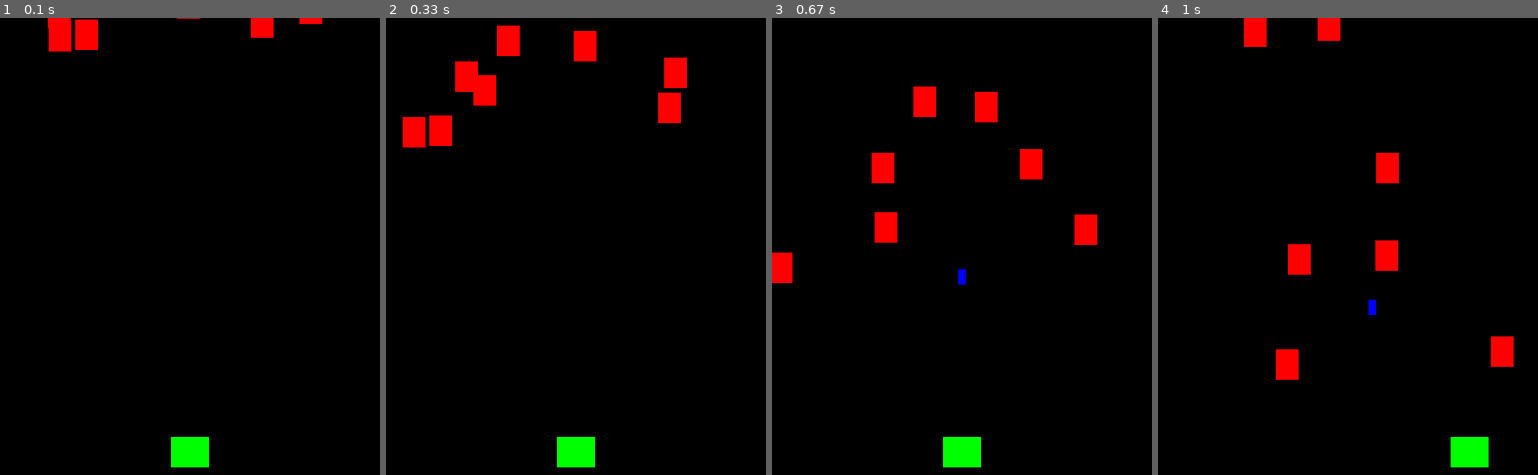
Above: before the commit, frames 1-4 (left to right).
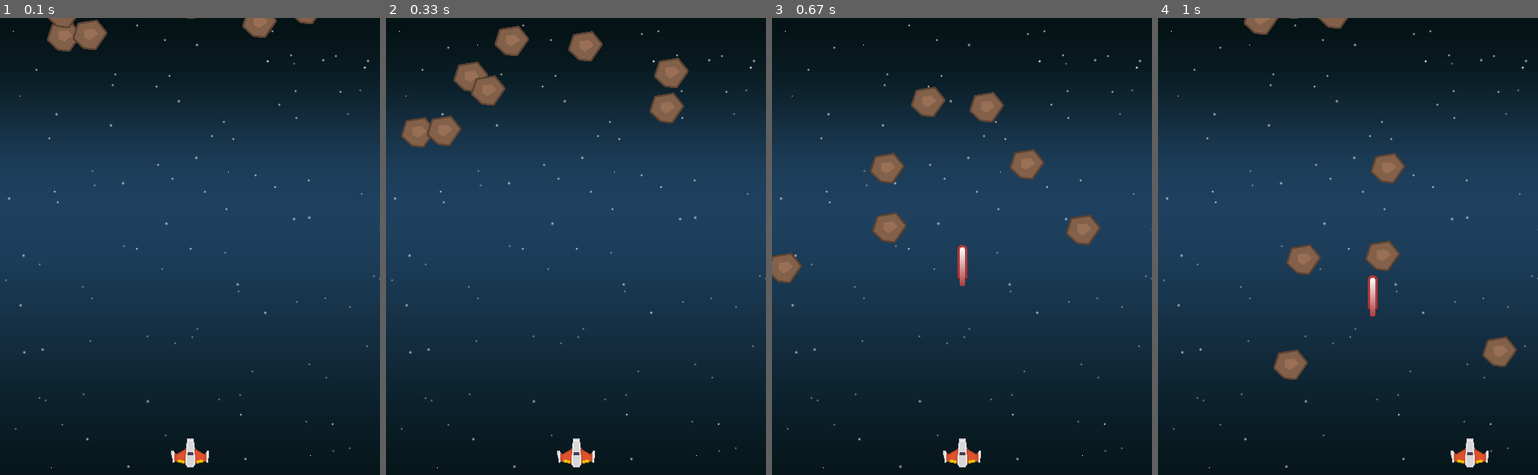
Above: after the commit, the same moments.

Repository: Poyuiu/simple-pygame
Game: pygame game, started from main.py
Two runs of this game, one before a commit and one after it. Both use one fixed random seed, a clock stepped at 60 frames per second and the inputs below.
Inputs:
- Up to frame 1 (0.1 s): no input
- Up to frame 2 (0.33 s): no input
- Up to frame 3 (0.67 s): tap Space at 0.33 s
- Up to frame 4 (1 s): hold Right from 0.67 s (still down); tap Space at 0.73 s

The runs differ from the first frame. In frame 1, 97% of the frame differs, in the area x 0-100%, y 0-100%; in frame 2, 96%; in frame 3, 96%; in frame 4, 96%.

Commit message:
change tje objects' images

Diff:
--- a/main.py
+++ b/main.py
@@ -1,6 +1,7 @@
+from gc import callbacks
 import pygame
 import random
-
+import os
 # initialize the game and create the window
 pygame.init()
 WIDTH = 500
@@ -18,14 +19,24 @@
 clock = pygame.time.Clock()
 FPS = 60
 
+# load the picture
+backgroundImage = pygame.image.load(
+    os.path.join("image\img", "background.png")).convert()
+playerImage = pygame.image.load(
+    os.path.join("image\img", "player.png")).convert()
+rockImage = pygame.image.load(
+    os.path.join("image\img", "rock.png")).convert()
+bulletImage = pygame.image.load(
+    os.path.join("image\img", "bullet.png")).convert()
+
 # sprite
 
 
 class Player(pygame.sprite.Sprite):
     def __init__(self):
         pygame.sprite.Sprite.__init__(self)
-        self.image = pygame.Surface((50, 40))
-        self.image.fill(GREEN)
+        self.image = pygame.transform.scale(playerImage, (50, 38))
+        self.image.set_colorkey(BLACK)
         self.rect = self.image.get_rect()
         self.rect.centerx = WIDTH / 2
         self.rect.bottom = HEIGHT - 10
@@ -51,8 +62,8 @@
 class Rock(pygame.sprite.Sprite):
     def __init__(self):
         pygame.sprite.Sprite.__init__(self)
-        self.image = pygame.Surface((30, 40))
-        self.image.fill(RED)
+        self.image = rockImage
+        self.image.set_colorkey(BLACK)
         self.rect = self.image.get_rect()
         self.rect.x = random.randrange(0, WIDTH - self.rect.width)
         self.rect.y = random.randrange(-100, -40)
@@ -77,8 +88,8 @@
 class Bullet(pygame.sprite.Sprite):
     def __init__(self, x, y):
         pygame.sprite.Sprite.__init__(self)
-        self.image = pygame.Surface((10, 20))
-        self.image.fill(BlUE)
+        self.image = bulletImage
+        self.image.set_colorkey(BLACK)
         self.rect = self.image.get_rect()
         self.rect.centerx = x
         self.rect.bottom = y
@@ -132,6 +143,7 @@
 
     # game display
     screen.fill(BLACK)
+    screen.blit(backgroundImage, (0, 0))
     allSprites.draw(screen)
     pygame.display.update()
 
